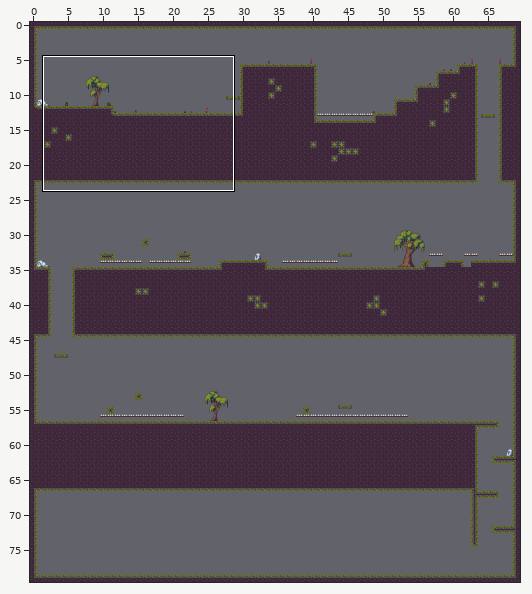
Tiled map -- mapa/n_1.tmx. The picture above shows the old version from afar; the outline marks the close-up.
Close-up. Before the edit:
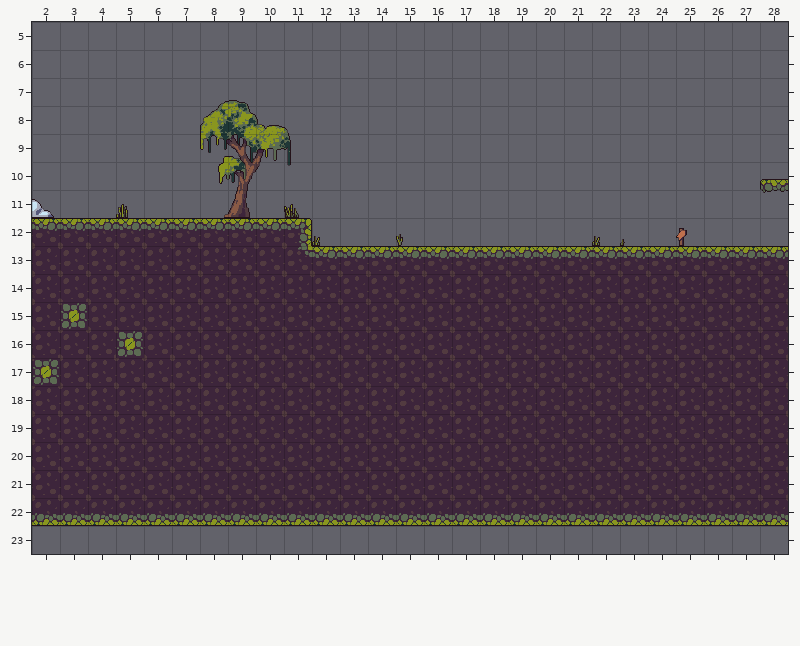
Cells are 32x32 px. Shown: x 2..28, y 5..23. The commit also changed other parts of the map, which this record leaves out.
And afterwards:
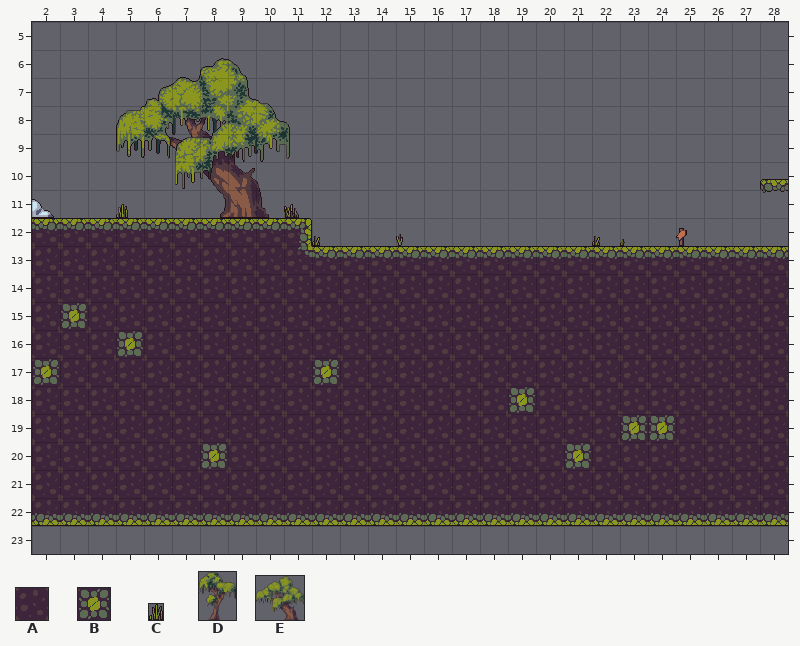
Key: from "patrons": A 11 "Tile_12", B 14 "Tile_15", C 76 "3", D 107 "1", E 109 "3".
_ is an empty cell.
Difference:
Layer "principal":
Tile A becomes tile B in row 17 at x 12; in row 18 at x 19; in row 19 at x 23 to 24; in row 20 at x 8 and 21.
Layer "davant":
Tile C becomes tile E in row 11 at x 5.
The edit erases tile D in row 11 at x 8.
Changed places in both close-ups, as pixel boxes (x1, y1, x2, y2):
changed: (116, 58, 291, 218)
changed: (312, 358, 340, 386)
changed: (508, 386, 536, 414)
changed: (620, 414, 676, 442)
changed: (200, 442, 228, 470)
changed: (564, 442, 592, 470)
